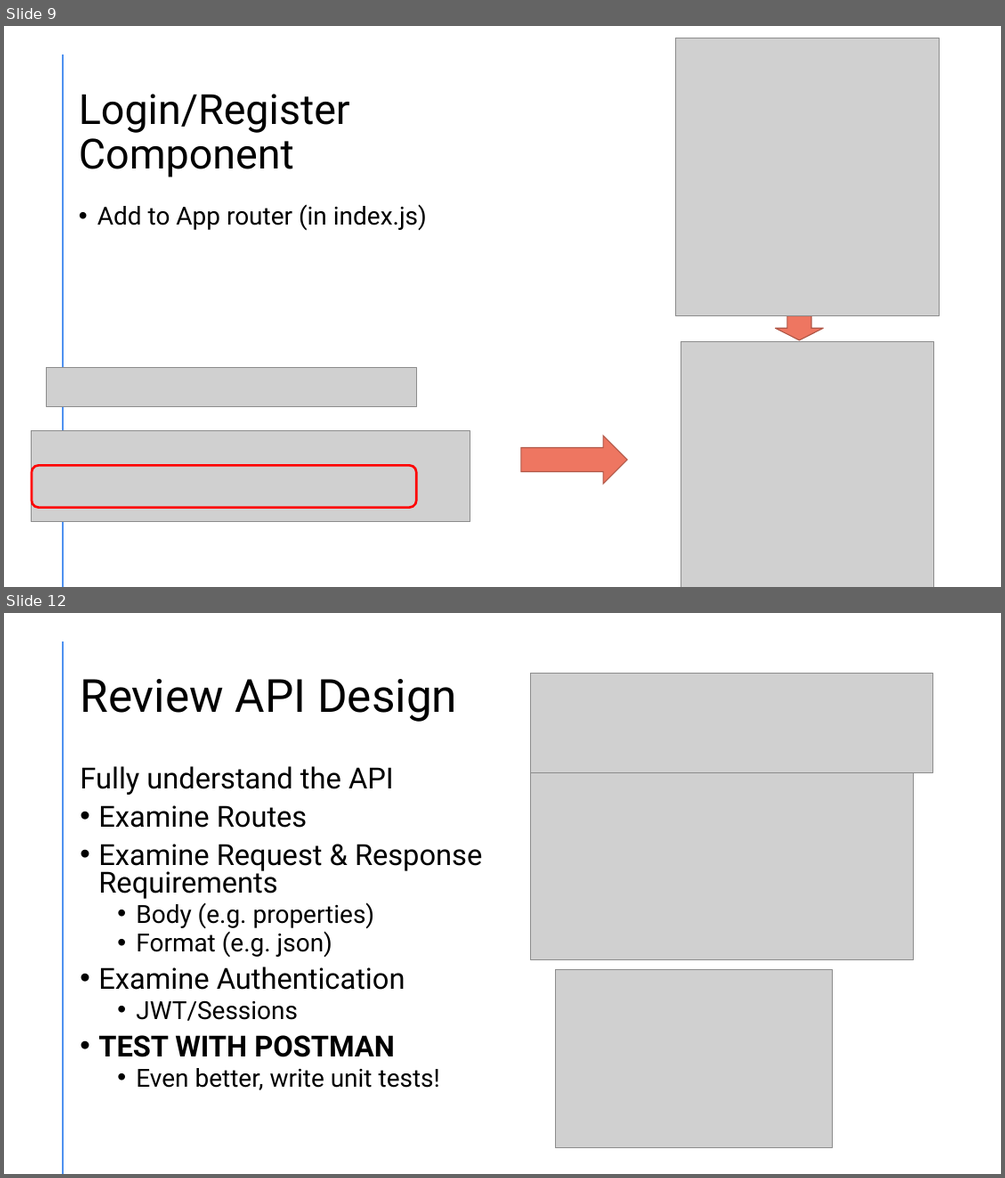
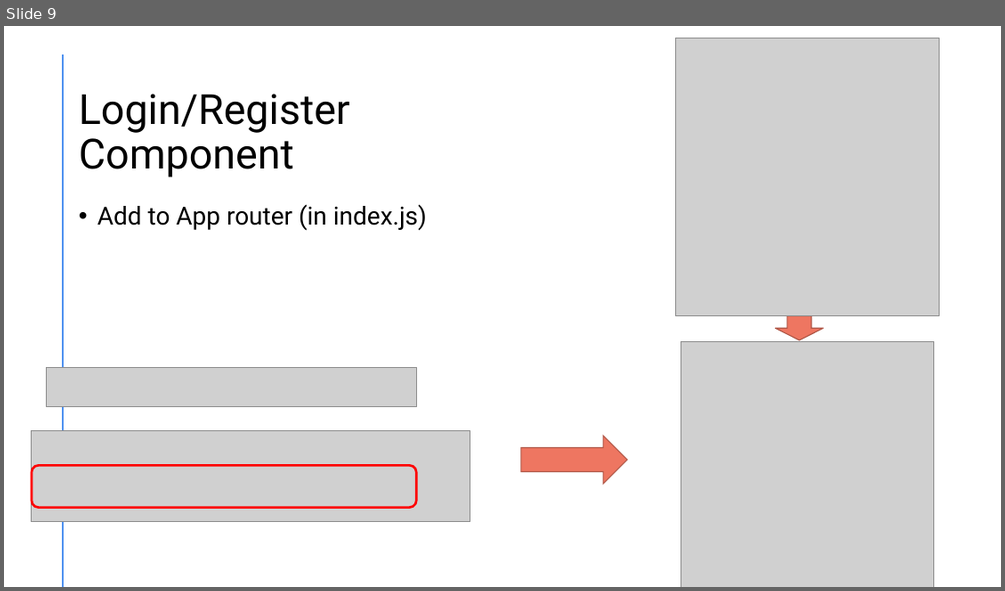
Before and after one commit to diarmuidoconnor/wad2, a slide deck: topic11/talk-01/react integration.pptx. Shown one above the other, each under a label of ours: slides 9 and 12 before the commit, slide 9 after it; the slides between them are not shown. The pictures are 1005x1178 and 1005x591 pixels, drawn with LibreOffice and Linux fonts; fonts in the diff are those of the drawing; grey boxes stand for pictures. Boxes give left, top, right and bottom in pixels: in the first picture for what was removed or moved away, otherwise in the second. Text is boxed around its words. In the diff, an @@ line names an element or a change of style, - is before the commit and + after.

```diff
--- a/topic11/talk-01/react integration.pptx
+++ b/topic11/talk-01/react integration.pptx
@@ slide 12 removed at bbox=[4, 613, 1001, 1174], background #FFFFFF; not listed: 1 template element that a slide beside it also shows @@
@@ title removed at bbox=[80, 679, 457, 722] @@
-Review API Design
@@ picture removed at bbox=[531, 673, 933, 772] @@
@@ text removed at bbox=[80, 766, 482, 1090] @@
-Fully understand the API
-• Examine Routes
-• Examine Request & Response
-  Requirements
-  • Body (e.g. properties)
-  • Format (e.g. json)
-• Examine Authentication
-  • JWT/Sessions
-• TEST WITH POSTMAN
-  • Even better, write unit tests!
@@ picture removed at bbox=[531, 772, 913, 959] @@
@@ picture removed at bbox=[555, 970, 832, 1148] @@
```
Also in this commit, not shown: 5 other slides removed, 5 other files.
